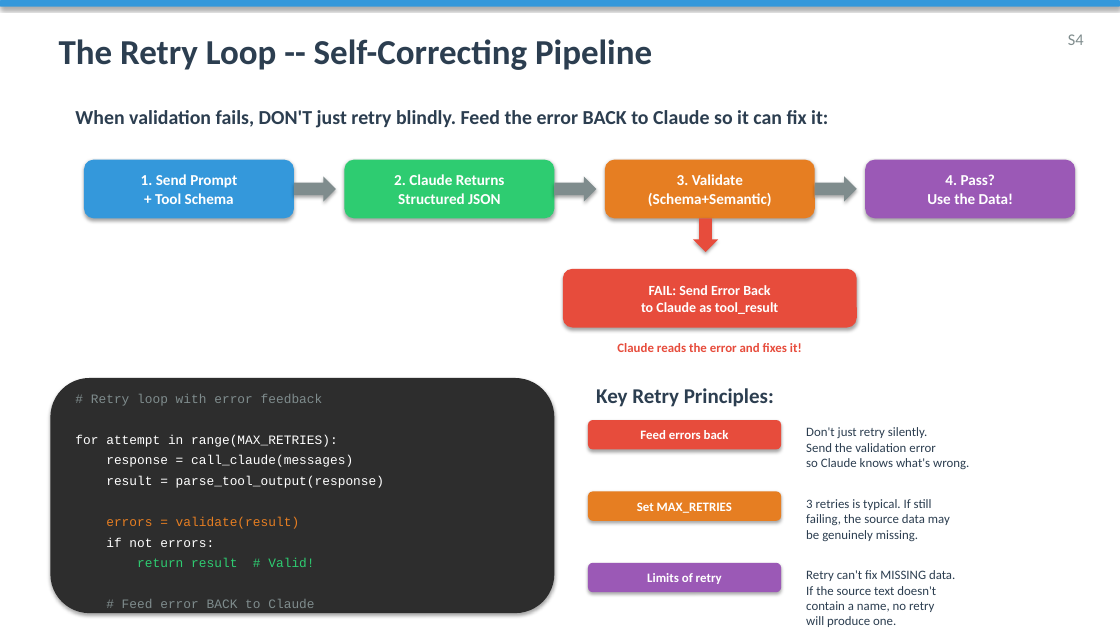
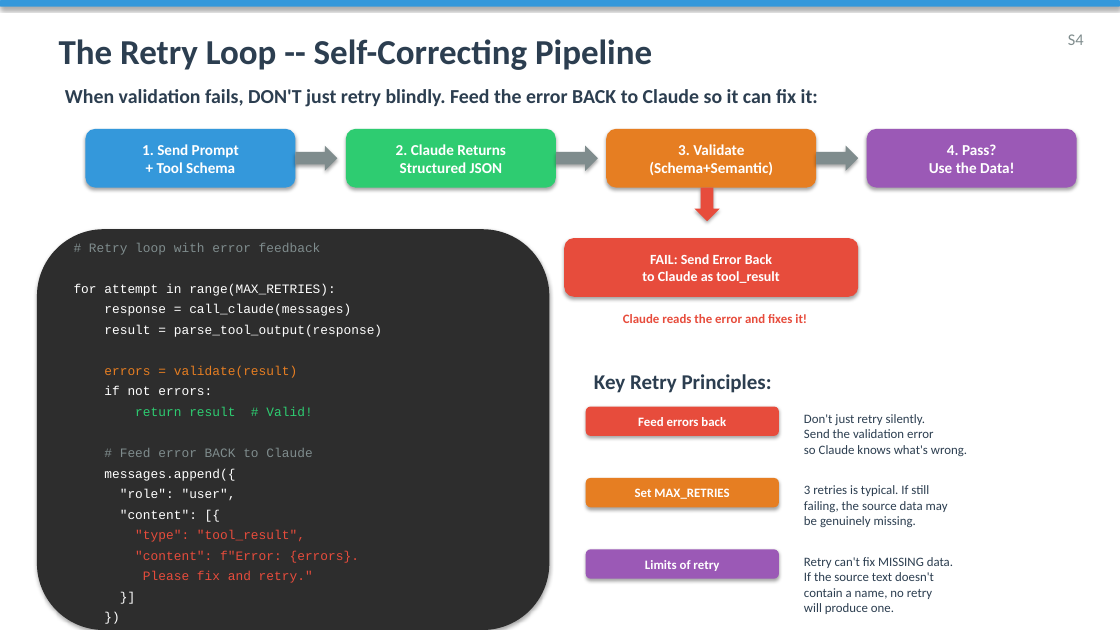
Before and after one commit to rsakate/cca-f, a slide deck: slide 17 of week-4/CCA-F_Module4_Prompt_Engineering_Structured_Output.pptx. Drawn at 1120x630 pixels with LibreOffice and Linux fonts; fonts in the diff are those of the drawing. Boxes give left, top, right and bottom in pixels: in the first picture for what was removed or moved away, otherwise in the second. Text is boxed around its words. In the diff, an @@ line names an element or a change of style, - is before the commit and + after.

```diff
--- a/week-4/CCA-F_Module4_Prompt_Engineering_Structured_Output.pptx
+++ b/week-4/CCA-F_Module4_Prompt_Engineering_Structured_Output.pptx
@@ text "When validation fails, DON'T just ...": place and size @@
-text "When validation fails, DON'T just ..." at [75, 110, 828, 128]
+text "When validation fails, DON'T just ..." at [65, 89, 818, 107]
@@ 5 rounded rectangles, 3 right arrows, 1 down arrow: place and size @@
-5 rounded rectangles, 3 right arrows, 1 down arrow at [84, 160, 1075, 328]
+5 rounded rectangles, 3 right arrows, 1 down arrow at [86, 129, 1077, 297]
@@ rounded rectangle: place and size @@
-rounded rectangle at [50, 378, 555, 613]
+rounded rectangle at [37, 229, 549, 630]
@@ text "# Retry loop with error ..." rewrapped from [75, 394, 384, 608] to [74, 243, 382, 583] @@
@@ text "Claude reads the error and ...": place and size @@
-text "Claude reads the error and ..." at [617, 343, 802, 352]
+text "Claude reads the error and ..." at [623, 314, 807, 323]
@@ 4 texts, 3 rounded rectangles: place and size @@
-4 texts, 3 rounded rectangles at [588, 388, 969, 627]
+4 texts, 3 rounded rectangles at [586, 374, 967, 614]
```
Also in this commit, not shown: 9 other slides changed, 1 other file.
